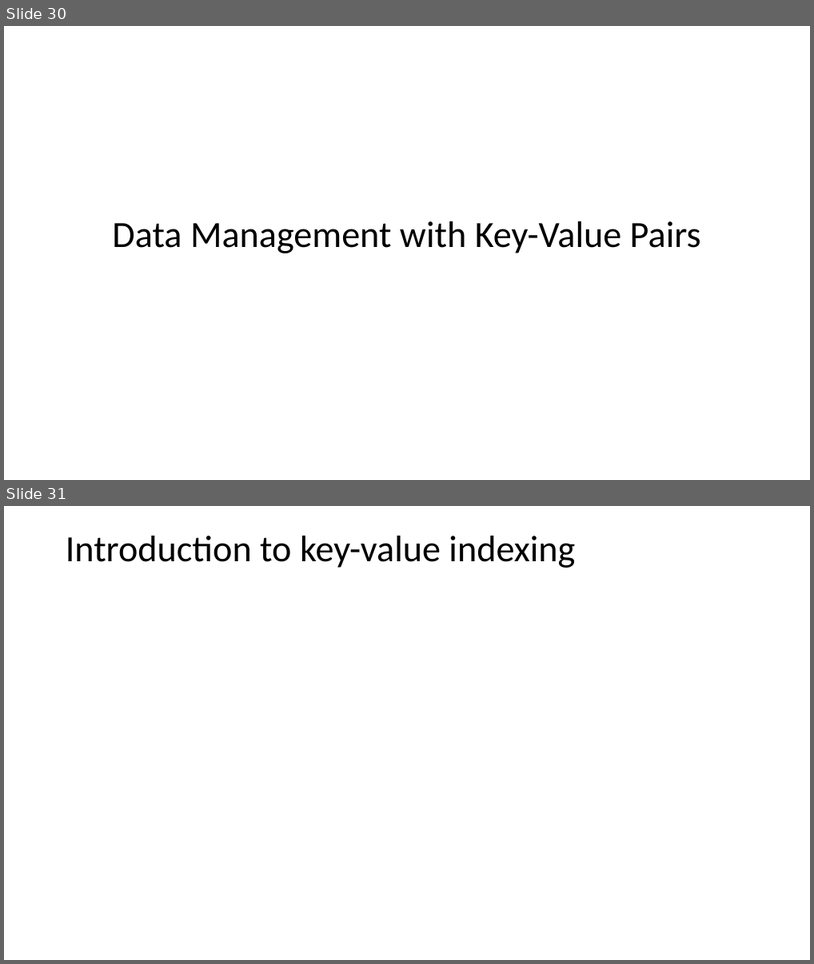
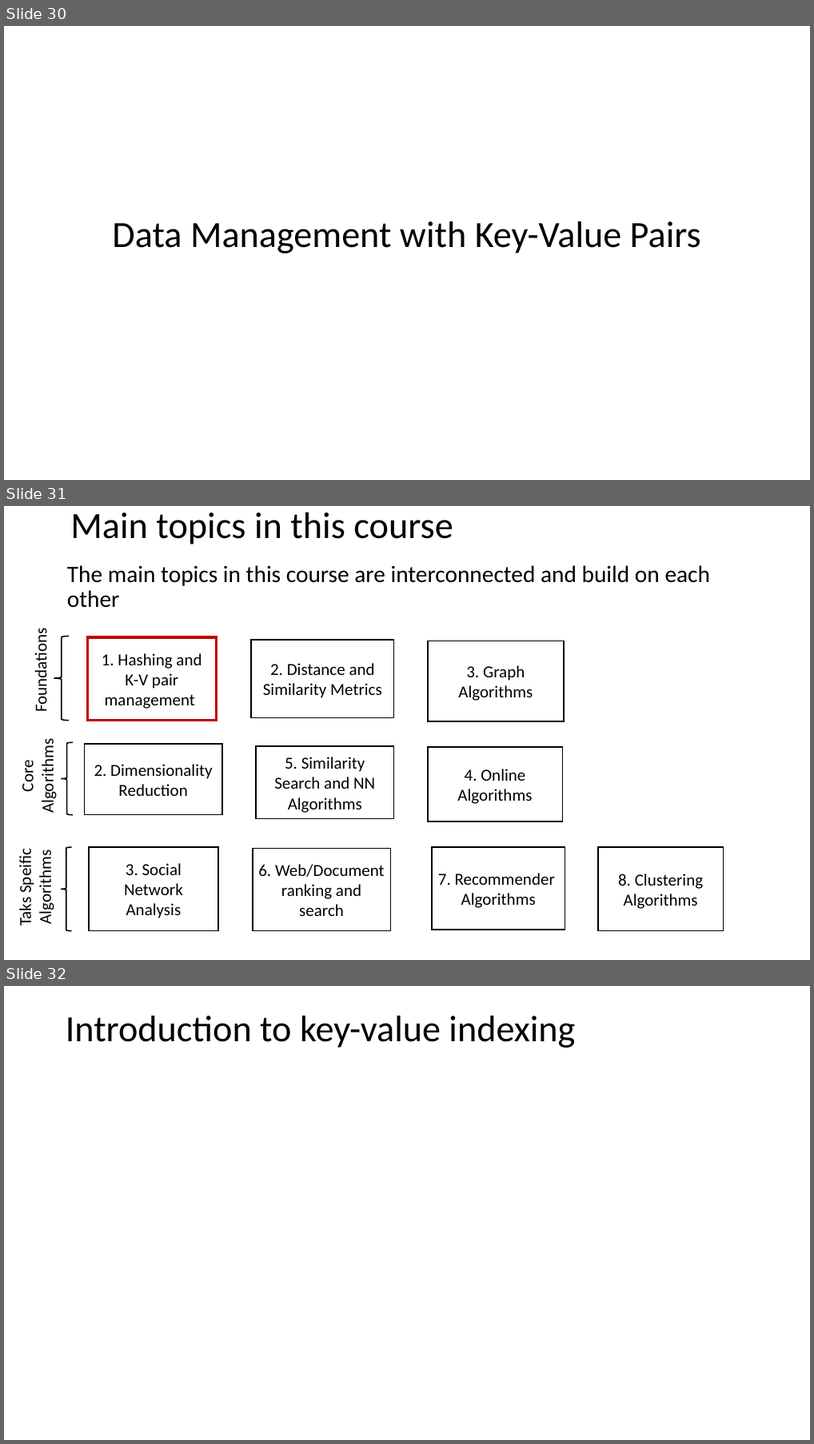
Before and after one commit to jonahneu/CSCI-E-108, a slide deck: slides/1_Introduction.pptx. Shown one above the other, each under a label of ours: slides 30 and 31 before the commit, slides 30, 31 and 32 after it. The pictures are 814x964 and 814x1444 pixels, drawn with LibreOffice and Linux fonts; fonts in the diff are those of the drawing; grey boxes stand for pictures. Boxes give left, top, right and bottom in pixels: in the first picture for what was removed or moved away, otherwise in the second. Text is boxed around its words. In the diff, an @@ line names an element or a change of style, - is before the commit and + after.

```diff
--- a/slides/1_Introduction.pptx
+++ b/slides/1_Introduction.pptx
@@ slide 31 added at (4, 506, 810, 960), background #FFFFFF @@
@@ title added at (70, 512, 453, 544), 44.1 pt, text #000000 @@
+Main topics in this course
@@ text added at (67, 565, 711, 608), 28 pt, text #000000 @@
+The main topics in this course are interconnected and build on each other
@@ text added at (30, 636, 51, 710), 20 pt, text #000000 @@
+Foundations
@@ left brace added at (54, 636, 70, 720), outline #000000 1.5 pt @@
@@ rectangle added at (87, 637, 216, 720), outline #C00000 3 pt, 20 pt, text #000000 @@
+1. Hashing and K-V pair management
@@ rectangle added at (251, 640, 394, 718), outline #000000 1.5 pt, 20 pt, text #000000 @@
+2. Distance and Similarity Metrics
@@ rectangle added at (428, 641, 564, 721), outline #000000 1.5 pt, 20 pt, text #000000 @@
+3. Graph Algorithms
@@ left brace added at (62, 743, 73, 815), outline #000000 1.5 pt @@
@@ rectangle added at (85, 744, 222, 815), outline #000000 1.5 pt, 20 pt, text #000000 @@
+2. Dimensionality Reduction
@@ text added at (18, 746, 58, 811), 20 pt, text #000000 @@
+Core Algorithms
@@ rectangle added at (256, 746, 394, 819), outline #000000 1.5 pt, 20 pt, text #000000 @@
+5. Similarity Search and NN Algorithms
@@ rectangle added at (428, 747, 563, 821), outline #000000 1.5 pt, 20 pt, text #000000 @@
+4. Online Algorithms
@@ text added at (15, 852, 56, 924), 20 pt, text #000000 @@
+Taks Speific Algorithms
@@ left brace added at (61, 847, 72, 931), outline #000000 1.5 pt @@
@@ rectangle added at (89, 847, 218, 931), outline #000000 1.5 pt, 20 pt, text #000000 @@
+3. Social Network Analysis
@@ rectangle added at (253, 848, 390, 931), outline #000000 1.5 pt, 20 pt, text #000000 @@
+6. Web/Document ranking and search
@@ rectangle added at (432, 847, 566, 929), outline #000000 1.5 pt, 20 pt, text #000000 @@
+7. Recommender Algorithms
@@ rectangle added at (598, 847, 724, 931), outline #000000 1.5 pt, 20 pt, text #000000 @@
+8. Clustering Algorithms
@@ what was slide 31 is now slide 32 @@
```
Also in this commit, not shown: 4 slides changed, 1 other slide added.
